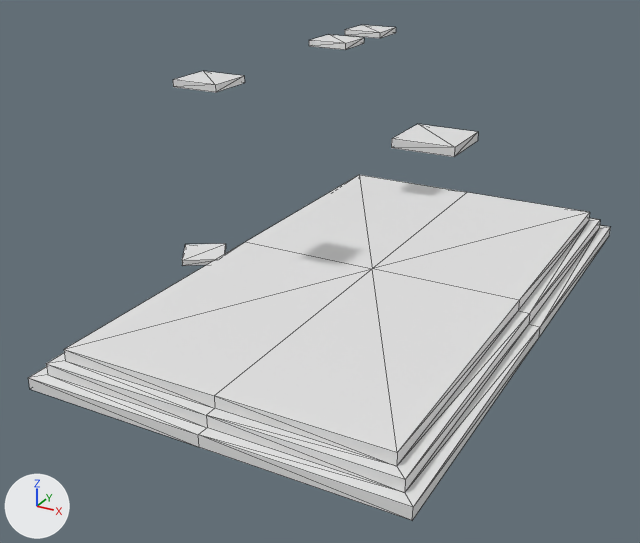
What one commit did to the COLLADA model art/meshes/props/temple_unfinished_02.dae.
One viewpoint serves both versions: a 50 mm camera at (0.432, -0.919, 0.481) aimed at (-0.041, -0.059, 0.051). The lights are fixed; the arrows at lower left show +X, +Y and +Z. Mesh edges are drawn as thin lines. Materials are left out; every surface is plain grey.

Names of what the first picture shows: 'unfinished_temple_base_2'.
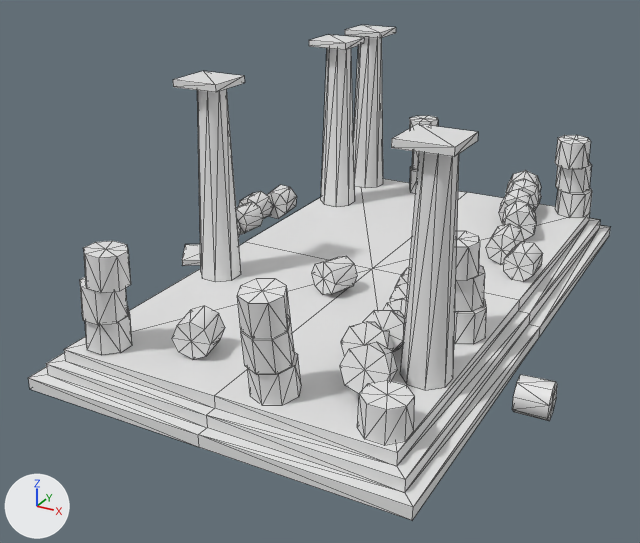
Commit message: Much improved Unfinished Greek Temple ruins models

Pixel boxes [x1, y1, x2, y2] of what changed, in the pictures (640 x 543 px; the box of a moved part takes in the faces that stretch with it):
'unfinished_temple_base_2', reshaped, moved, turned, rescaled
    both: [28, 25, 610, 520]
part 1 of me_doric_capital_05mesh_002, added
    after: [503, 242, 542, 282]
part 2 of me_doric_capital_05mesh_002, moved or reshaped
    before: [182, 244, 226, 266]
    after: [173, 71, 245, 92]
part 3 of me_doric_capital_05mesh_002, moved or reshaped
    before: [79, 175, 610, 460]
    after: [79, 179, 610, 460]
part 4 of me_doric_capital_05mesh_002, moved or reshaped
    before: [309, 35, 364, 50]
    after: [345, 25, 396, 38]
part 5 of me_doric_capital_05mesh_002, moved or reshaped
    before: [173, 71, 245, 92]
    after: [309, 35, 364, 50]
part 6 of me_doric_capital_05mesh_002, moved or reshaped
    before: [345, 25, 396, 38]
    after: [391, 124, 478, 157]
part 7 of me_doric_capital_05mesh_002, moved or reshaped
    before: [391, 124, 478, 157]
    after: [182, 244, 200, 266]
part 8 of me_doric_capital_05mesh_002, added
    after: [80, 37, 592, 445]

Patch to the scene script:
```diff
--- a/art/meshes/props/temple_unfinished_02.dae.py
+++ b/art/meshes/props/temple_unfinished_02.dae.py
@@ me_doric_capital_05mesh_002 @@
 # used by ob_unfinished_temple_base_2; location = (-0.65, 0.085, 0.0); rotation_euler = (0.0, 0.0, 1.571), in degrees (0, 0, 90); scale = (0.0254, 0.0254, 0.0254)
-me_doric_capital_05mesh_002.from_pydata(...)  # 89 vertices, 138 faces; spans x -17.8..11.1, y -34.1..-13.7, z 0.0..11.0
+me_doric_capital_05mesh_002.from_pydata(...)  # 777 vertices, 1274 faces; spans x -0.2..0.3, y -0.7..0.0, z 0.0..0.2
+# me_doric_capital_05mesh_002 part 1: a new loose piece, an 8-sided cylinder along y spanning x -0.13..-0.096, y -0.418..-0.385, z -0.003..0.032
+# me_doric_capital_05mesh_002 part 2: the loose piece of 8 vertices spanning x -4.5..-1.4, y -16.8..-13.7, z 0.0..0.3 is scaled about its middle by (0.0195, 0.0195, 0.0231), then moved by (3.1, 15.0, 0.1)
+# me_doric_capital_05mesh_002 part 3: the loose piece of 49 vertices spanning x -17.8..11.1, y -34.1..-17.1, z 0.0..1.6 is turned -90 degrees about the z axis through its middle and scaled by 0.0231, then moved by (3.4, 25.3, -0.8)
+# me_doric_capital_05mesh_002 part 4: the loose piece of 8 vertices spanning x 3.5..5.8, y -20.5..-18.2, z 10.7..11.0 is turned -90 degrees about the z axis through its middle and scaled by 0.0231, then moved by (-4.5, 18.7, -10.7)
+# me_doric_capital_05mesh_002 part 5: the loose piece of 8 vertices spanning x -8.5..-6.3, y -20.5..-18.2, z 10.7..11.0 is turned -90 degrees about the z axis through its middle and scaled by 0.0231, then moved by (7.6, 18.8, -10.7)
+# me_doric_capital_05mesh_002 part 6: the loose piece of 8 vertices spanning x 7.8..10.1, y -20.5..-18.2, z 10.7..11.0 is turned -90 degrees about the z axis through its middle and scaled by 0.0231, then moved by (-9.1, 19.2, -10.7)
+# me_doric_capital_05mesh_002 part 7: the loose piece of 8 vertices spanning x -12.8..-10.5, y -32.9..-30.6, z 10.7..11.0 is scaled about its middle by (-0.0195, -0.0195, 0.0231), then moved by (11.9, 31.4, -10.9)
+# me_doric_capital_05mesh_002 part 8: 670 vertices added at x -0.2..0.3, y -0.7..0.0, z 0.0..0.2
@@ ob_unfinished_temple_base_2 @@
 ob_unfinished_temple_base_2 = bpy.data.objects.new('unfinished_temple_base_2', me_doric_capital_05mesh_002)
-ob_unfinished_temple_base_2.location = (-0.65, 0.085, 0.0)
-ob_unfinished_temple_base_2.rotation_euler = (0.0, 0.0, 1.571)  # degrees (0, 0, 90)
-ob_unfinished_temple_base_2.scale = (0.0254, 0.0254, 0.0254)
+ob_unfinished_temple_base_2.location = (0.045, -0.374, 0.043)
+ob_unfinished_temple_base_2.rotation_euler = (0.0, 0.0, 3.142)  # degrees (0, 0, 180)
+ob_unfinished_temple_base_2.scale = (1.1, 1.1, 1.1)
```
